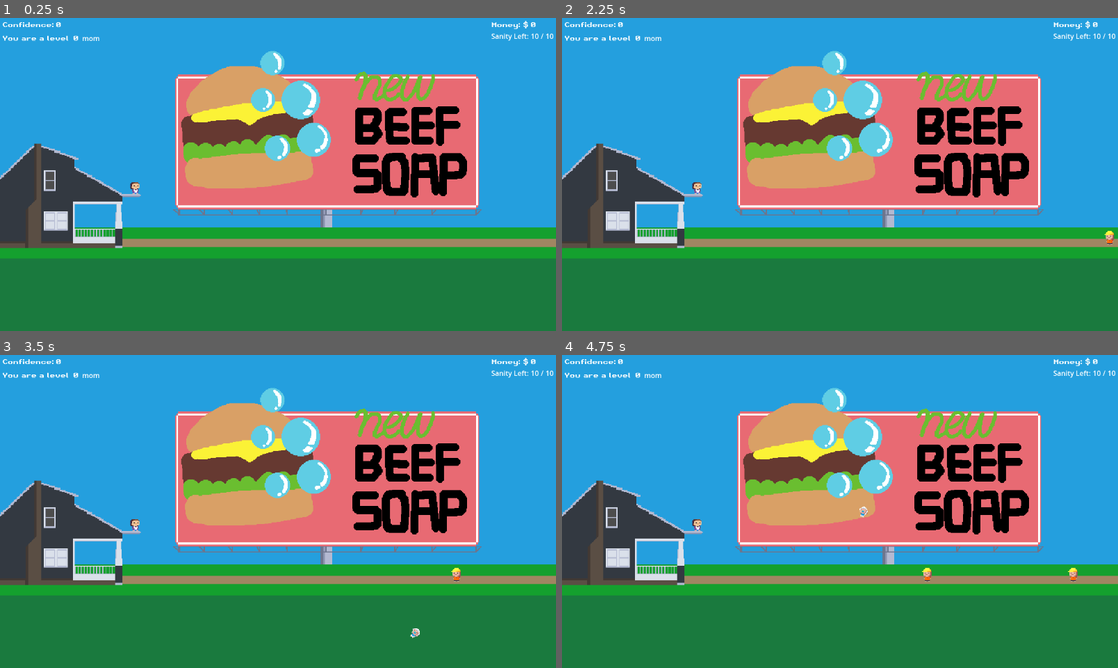
Above: before the commit, frames 1-4 (two rows, left to right).
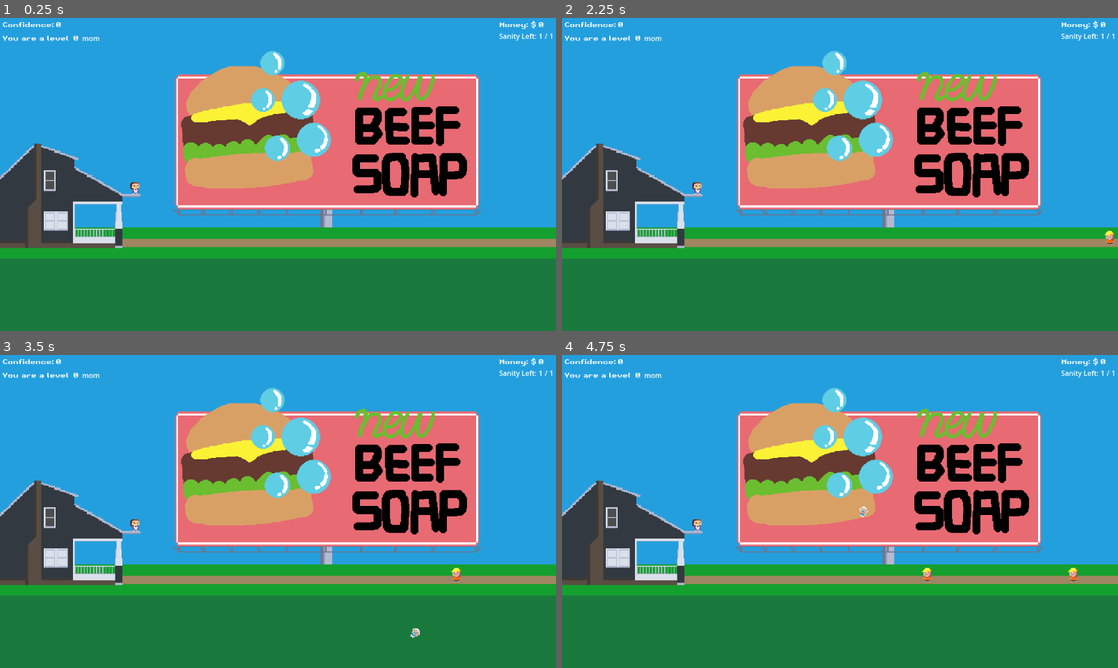
Above: after the commit, the same moments.

Repository: HypotheticalWhale/BabyThrowingSim
Game: Godot game, scene res://Scenes/Main.tscn
The game is run twice, just before and just after one commit, with the same random seed, the same clock (stepped at 60 frames per second) and the same inputs.
Inputs (mouse positions are in pixels of both pictures, inside the frame that each line leads up to):
- Up to frame 1 (0.25 s): no input
- Up to frame 2 (2.25 s): click (578, 221) at 0.5 s; click (578, 221) at 1.25 s; click (578, 221) at 2 s
- Up to frame 3 (3.5 s): move the mouse to (400, 495) at 2.77 s; hold Space (shoot) from 2.78 s (still down)
- Up to frame 4 (4.75 s): move the mouse to (728, 527) at 3.52 s; release Space (shoot) at 3.53 s; tap Space (shoot) at 3.6 s; move the mouse to (895, 442) at 4.27 s; hold Space (shoot) from 4.28 s (still down)

The runs differ from the first frame. In frame 1, 0.2% of the frame differs, in the area x 88-100%, y 0-8%; in frame 2, 0.2%; in frame 3, 0.2%; in frame 4, 0.2%.

Commit message:
added change_scene transition

Diff:
--- a/Player/Player.gd
+++ b/Player/Player.gd
@@ -25,7 +25,7 @@
 }
 
 @onready var reload_timer = $reload_timer
-@export var MAX_HEALTH = 10
+@export var MAX_HEALTH = 1
 
 func _ready():
 	var baby = current_projectile.instantiate()
@@ -99,7 +99,7 @@
 	if GlobalVars.current_health == 0:
 		emit_signal("gameover")
 		print("You went insane... going home to take a break")
-		self.queue_free()
+		SceneManager.change_scene("combat", "interior")
 
 func _on_reload_timer_timeout():
 	can_shoot = true
--- a/Scenes/Main.tscn
+++ b/Scenes/Main.tscn
@@ -11,6 +11,7 @@
 [ext_resource type="Texture2D" uid="uid://bgq4kmvjrbmjx" path="res://assets/PorchBackground.png" id="4_h3b1c"]
 [ext_resource type="Texture2D" uid="uid://x44fejyn8kdg" path="res://assets/BeefSoapAd.png" id="4_onrnb"]
 [ext_resource type="Texture2D" uid="uid://c6wu4ks0moel7" path="res://assets/DamageRack.png" id="5_2vydq"]
+[ext_resource type="Texture2D" uid="uid://bimjbvl02s345" path="res://assets/PorchFacade.png" id="7_r06g6"]
 
 [node name="Main" type="Node2D"]
 script = ExtResource("1_64lo6")
@@ -37,6 +38,10 @@
 position = Vector2(411, 184)
 texture = ExtResource("4_h3b1c")
 
+[node name="PorchWall" type="Sprite2D" parent="PorchBackground"]
+position = Vector2(-391, 80)
+texture = ExtResource("7_r06g6")
+
 [node name="Billboard" type="Sprite2D" parent="."]
 position = Vector2(491, 158)
 texture = ExtResource("3_wfr5g")
@@ -56,4 +61,9 @@
 [node name="Marker2D" type="Marker2D" parent="."]
 position = Vector2(890, 302)
 
+[node name="CombatCameraMarker" type="Marker2D" parent="."]
+
+[node name="InteriorCameraMarker" type="Marker2D" parent="."]
+position = Vector2(50, 256)
+
 [node name="LevelUpOptions" parent="." instance=ExtResource("4_2tcou")]
--- /dev/null
+++ b/UI/SceneManager.gd
@@ -0,0 +1,26 @@
+extends Node
+
+
+func change_scene(old_scene, new_scene):
+	var camera = get_tree().current_scene.get_node("Camera2D")
+
+	if old_scene == "combat" and new_scene == "interior":
+		var camera_movement_tween = get_tree().create_tween()
+		var new_camera_position = get_tree().current_scene.get_node("InteriorCameraMarker").global_position
+		var camera_movement_duration = 1
+		camera_movement_tween.tween_property(camera, "global_position", new_camera_position, camera_movement_duration).set_trans(Tween.TRANS_QUAD)
+
+		var camera_zoom_tween = get_tree().create_tween()
+		var new_camera_zoom = Vector2(4, 4)
+		camera_zoom_tween.tween_property(camera, "zoom", new_camera_zoom, camera_movement_duration)
+
+		var porch_wall_transparency_tween = get_tree().create_tween()
+		var porch_wall = get_tree().current_scene.get_node("PorchBackground/PorchWall")
+		var porch_wall_final_modulate = Color(1, 1, 1, 0.2)
+
+		porch_wall_transparency_tween.tween_property(
+			porch_wall,
+			"modulate",
+			porch_wall_final_modulate,
+			camera_movement_duration
+			)
--- a/project.godot
+++ b/project.godot
@@ -18,6 +18,7 @@
 [autoload]
 
 GlobalVars="*res://UI/GlobalVars.gd"
+SceneManager="*res://UI/SceneManager.gd"
 
 [display]
 
Not shown: 1 places in Scenes/Main.tscn that only renumber resources
Binary file changed: assets/PorchBackground.png
Binary file added: assets/PorchFacade.png
Not shown, added: assets/PorchFacade.png.import
